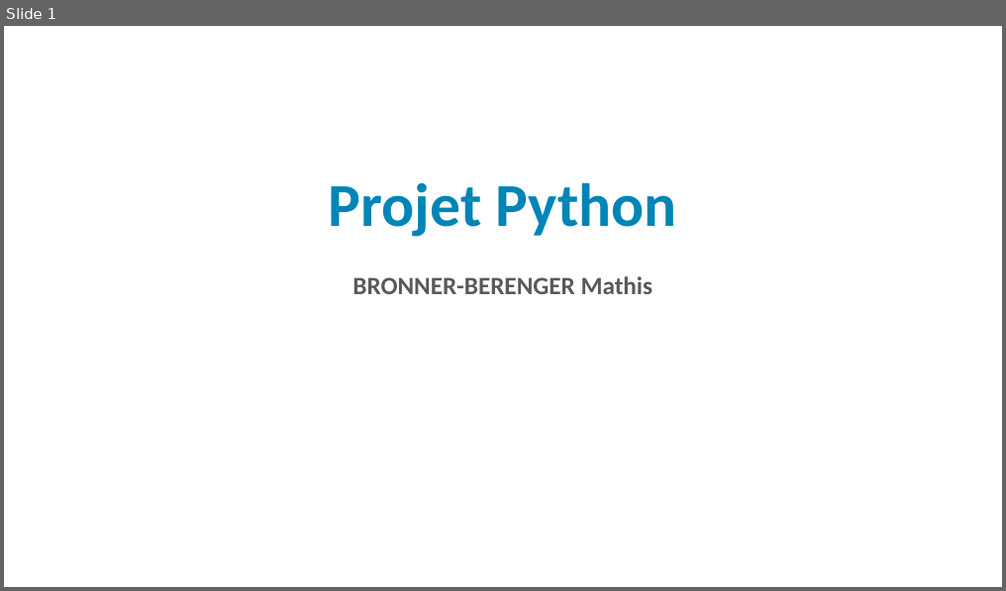
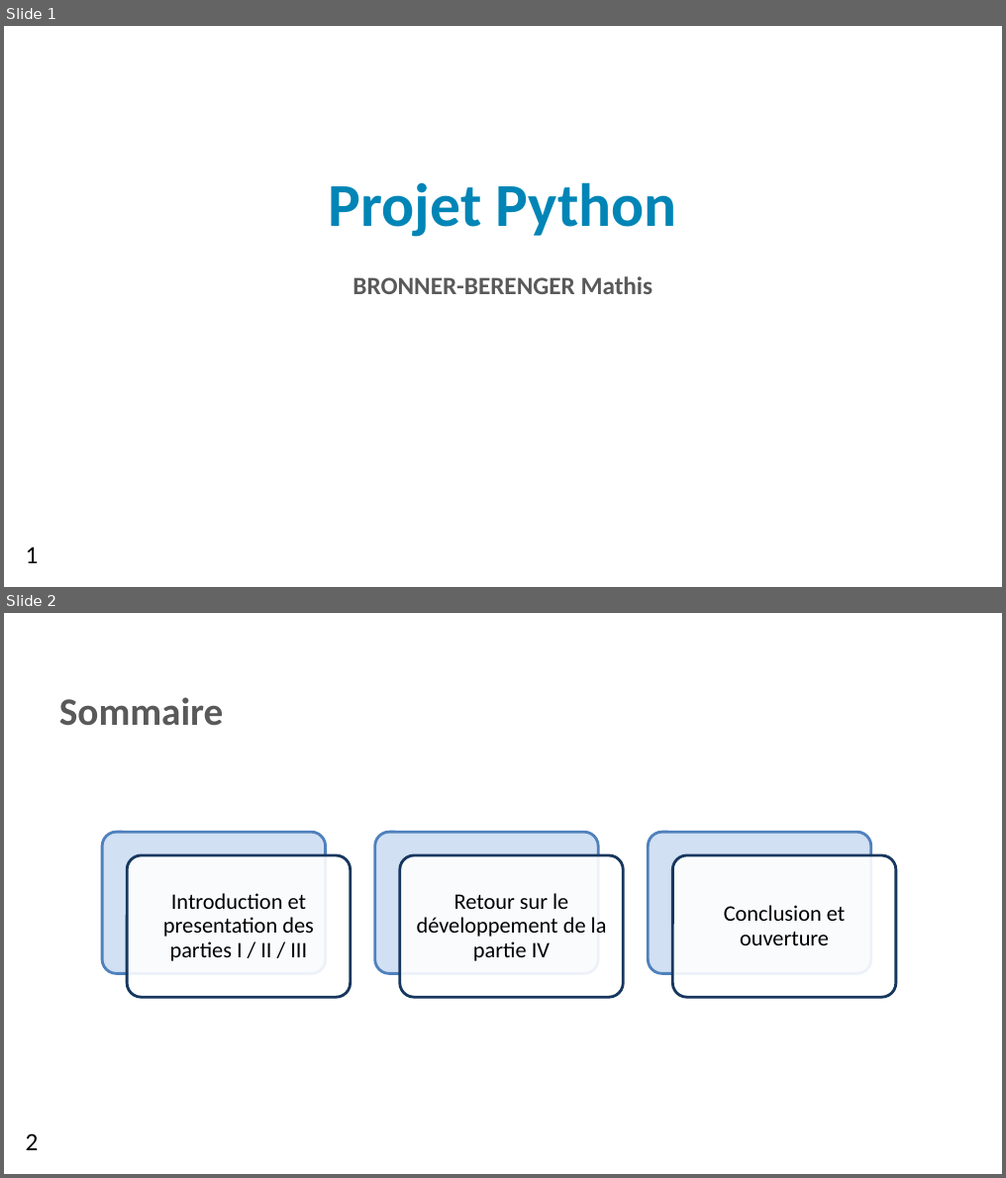
Before and after one commit to matmat201/Python_Project_M1, a slide deck: Présentation_Projet_Python.pptx. Shown one above the other, each under a label of ours: slide 1 before the commit, slides 1 and 2 after it. The pictures are 1006x591 and 1006x1178 pixels, drawn with LibreOffice and Linux fonts; fonts in the diff are those of the drawing; background and template pictures are left out. Boxes give left, top, right and bottom in pixels: in the first picture for what was removed or moved away, otherwise in the second. Text is boxed around its words. In the diff, an @@ line names an element or a change of style, - is before the commit and + after.

```diff
--- a/Présentation_Projet_Python.pptx
+++ b/Présentation_Projet_Python.pptx
@@ slide 2 added at (4, 613, 1002, 1174), background picture (left out) @@
@@ text added at (59, 697, 223, 726), 28 pt, text #595959, bold @@
+Sommaire
@@ group added at (102, 833, 896, 997): 6 rounded rectangles, 3 texts @@
+Introduction et presentation des parties I / II / III
+Retour sur le développement de la partie IV
+Conclusion et ouverture
@@ text added at (26, 1134, 39, 1151), 18 pt, text #000000 @@
+2
@@ slide 1 changed as well @@
@@ text added at (26, 547, 39, 564), 18 pt, text #000000 @@
+1
```
Also in this commit, not shown: 10 other slides added, 1 slide removed.
